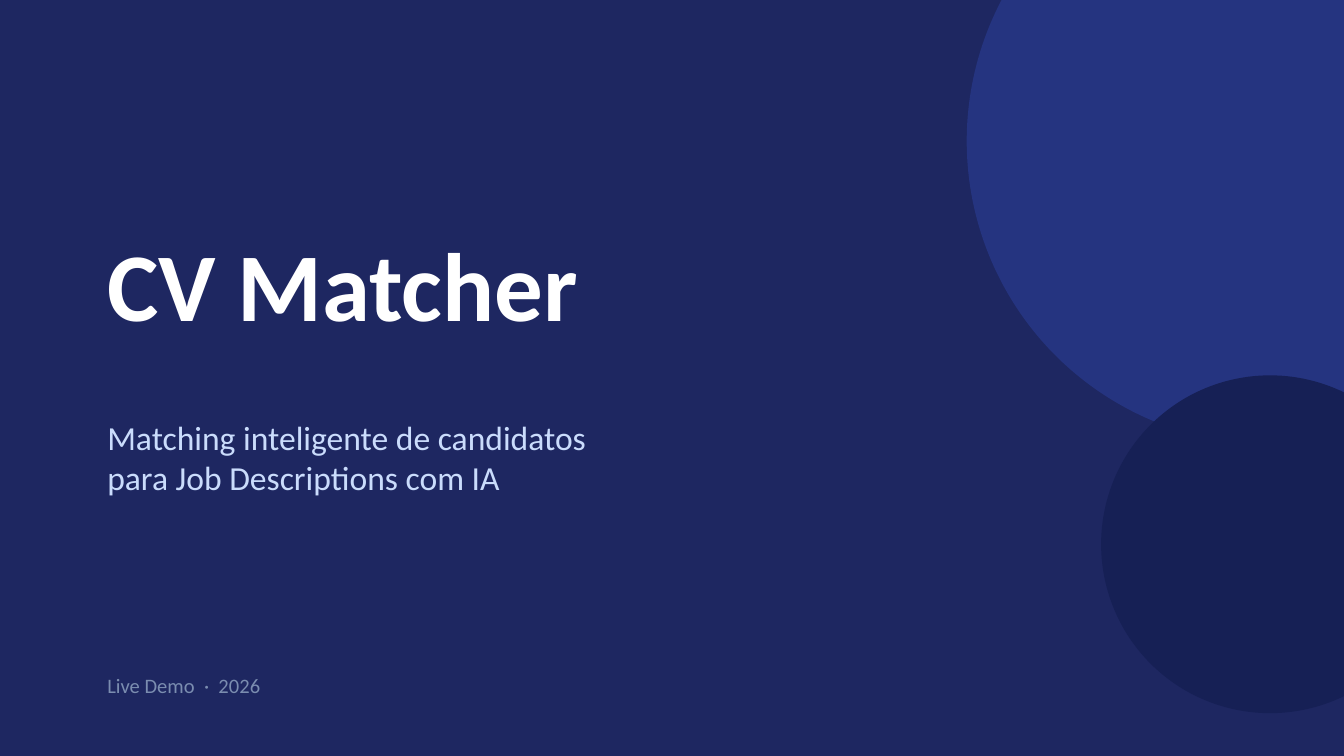
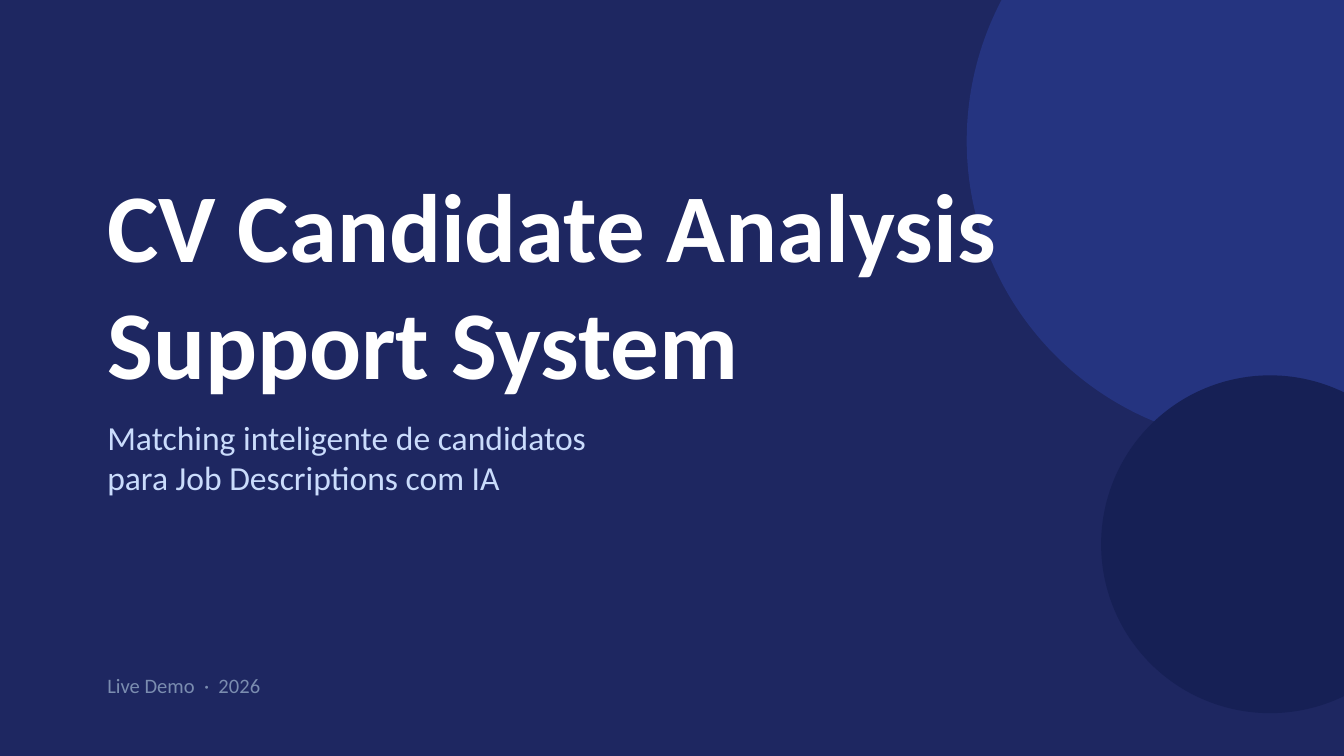
Before and after one commit to Diogo-Alex-Castanheira/CV-Agent, a slide deck: slide 1 of cv_matcher_presentation.pptx. Drawn at 1344x756 pixels with LibreOffice and Linux fonts; fonts in the diff are those of the drawing. Boxes give left, top, right and bottom in pixels: in the first picture for what was removed or moved away, otherwise in the second. Text is boxed around its words. In the diff, an @@ line names an element or a change of style, - is before the commit and + after.

```diff
--- a/cv_matcher_presentation.pptx
+++ b/cv_matcher_presentation.pptx
@@ text at [107,194,996,395]: text changed @@
-CV Matcher
+CV Candidate Analysis Support System
```
Also in this commit, not shown: 2 other slides changed, 1 slide removed.
